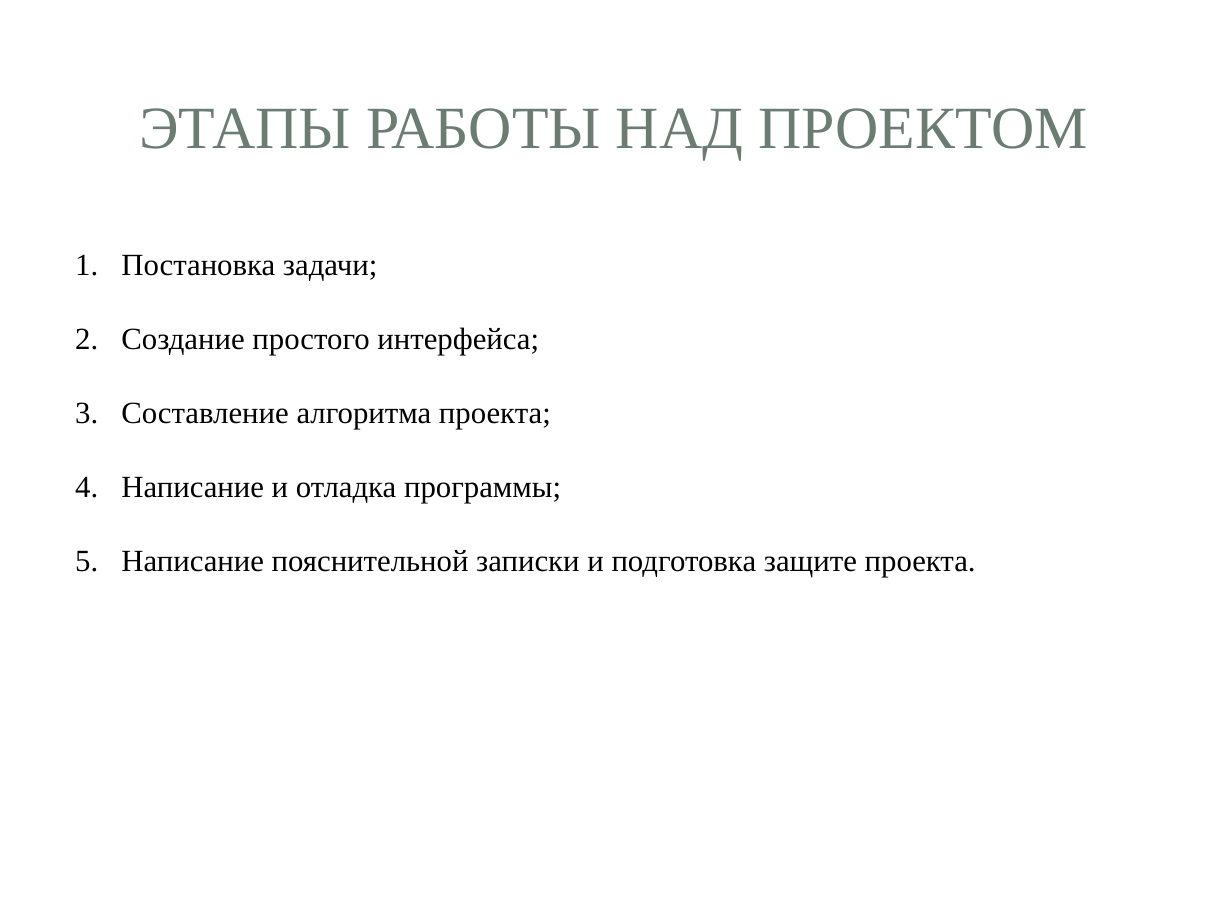
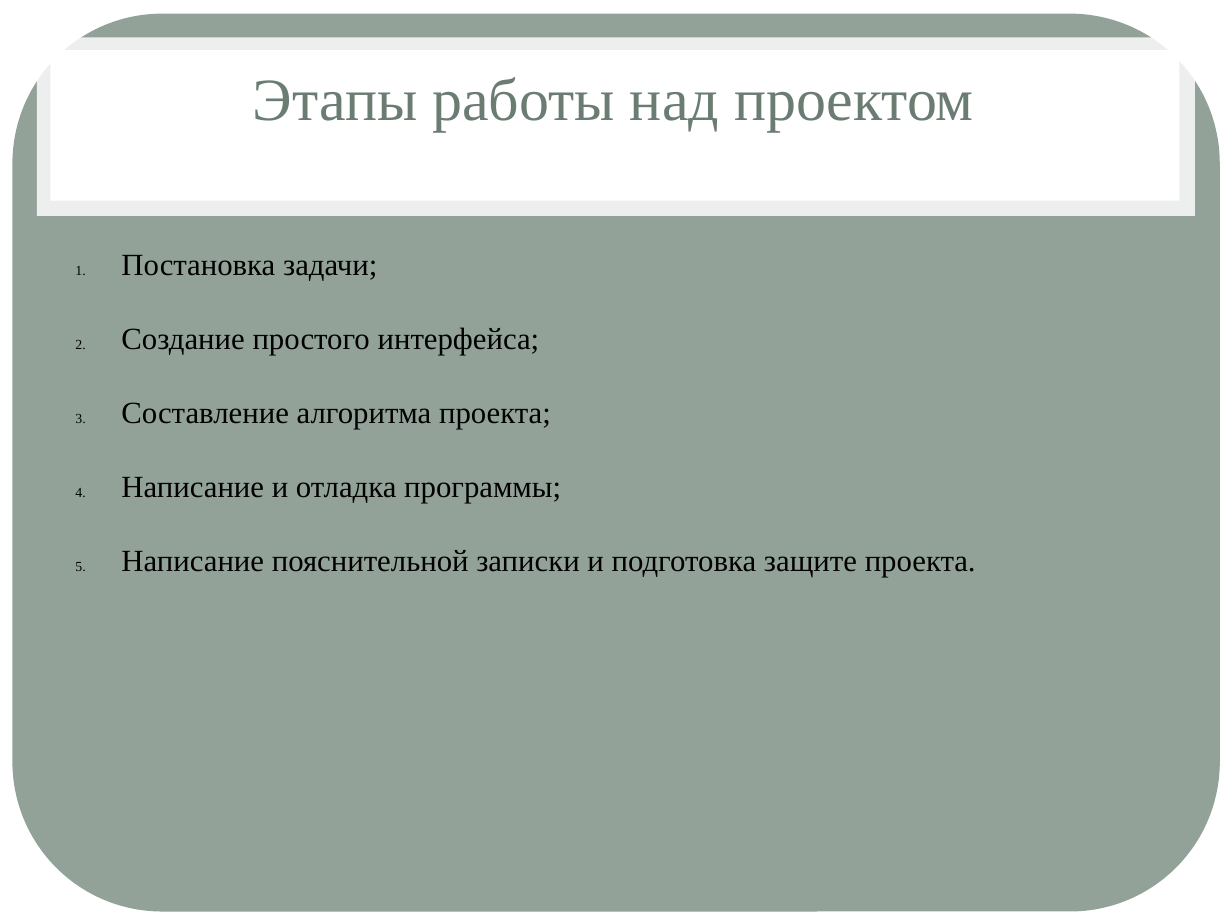
Before and after one commit to feodorrussia/Pacman, a slide deck: slide 4 of Pacman_game/материал/Pac-man.pptx. Drawn at 1232x924 pixels with LibreOffice and Linux fonts; fonts in the diff are those of the drawing; background and template pictures are left out. Boxes give left, top, right and bottom in pixels: in the first picture for what was removed or moved away, otherwise in the second. Text is boxed around its words. In the diff, an @@ line names an element or a change of style, - is before the commit and + after.

```diff
--- a/Pacman_game/материал/Pac-man.pptx
+++ b/Pacman_game/материал/Pac-man.pptx
@@ rounded rectangle at [12,14,1220,912]: fill #FFFFFF to #93A299; proportions changed @@
@@ title "Этапы работы над проектом" at [253,77,974,132]: vertical alignment middle to top @@
@@ title at [253,77,974,132]: text changed @@
-ЭТАПЫ РАБОТЫ НАД ПРОЕКТОМ
+Этапы работы над проектом
@@ text "Постановка задачи;" at [121,255,976,577]: indent changed @@
```
Also in this commit, not shown: 8 other slides changed.
